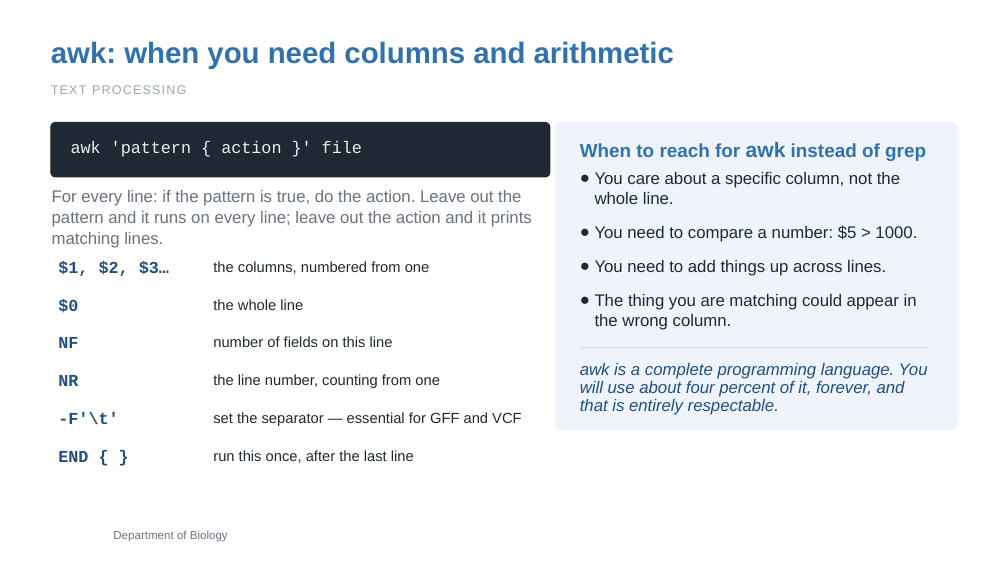
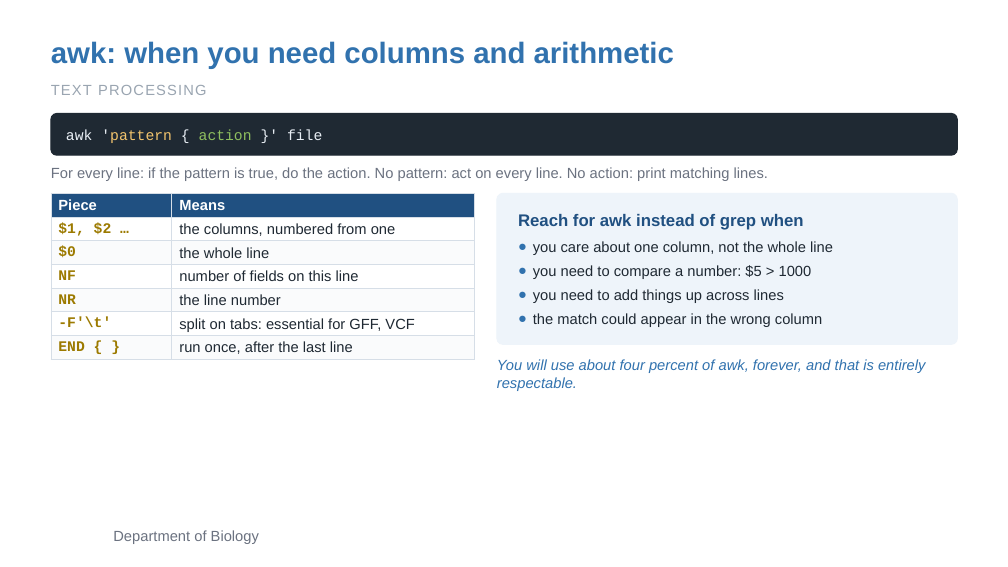
Before and after one commit to zhan4429/TuftsAppliedBioinfo, a slide deck: slide 21 of slides/week-01/Week01_Session1_CommandLine_Text_Git.pptx. Drawn at 1008x567 pixels with LibreOffice and Linux fonts; fonts in the diff are those of the drawing; background and template pictures are left out. Boxes give left, top, right and bottom in pixels: in the first picture for what was removed or moved away, otherwise in the second. Text is boxed around its words. In the diff, an @@ line names an element or a change of style, - is before the commit and + after.

```diff
--- a/slides/week-01/Week01_Session1_CommandLine_Text_Git.pptx
+++ b/slides/week-01/Week01_Session1_CommandLine_Text_Git.pptx
@@ text "TEXT PROCESSING" at (x1=51, y1=85, x2=207, y2=95): size 12 to 14 pt @@
@@ rounded rectangle at (x1=51, y1=113, x2=957, y2=155): proportions changed @@
@@ rounded rectangle resized from (x1=51, y1=123, x2=550, y2=177) to (x1=51, y1=113, x2=957, y2=155) @@
@@ text "awk 'pattern { action }' ..." moved from (x1=71, y1=141, x2=362, y2=157) to (x1=66, y1=129, x2=322, y2=143) @@
@@ text "awk 'pattern { action }' ..." at (x1=66, y1=129, x2=322, y2=143): size 16 to 14 pt; text colour #E8EDF2 to #E8EEF4 in "awk 'pattern { }' file"; text colour #E8EDF2 to #F2C46D in "'pattern"; text colour #E8EDF2 to #8FBF5F in "action"; line spacing 1 to 16.8pt; vertical alignment middle to top @@
@@ vertical alignment middle to top in 3 elements at (x1=497, y1=359, x2=925, y2=391), (x1=518, y1=214, x2=804, y2=230), (x1=51, y1=167, x2=768, y2=181) @@
@@ text at (x1=51, y1=167, x2=768, y2=181): text changed; size 16 to 14 pt @@
-For every line: if the pattern is true, do the action. Leave out the pattern and it runs on every line; leave out the action and it prints matching lines.
+For every line: if the pattern is true, do the action. No pattern: act on every line. No action: print matching lines.
@@ table added at (x1=51, y1=194, x2=474, y2=359), 7 rows, 2 columns @@
+Piece | Means
+$1, $2 … | the columns, numbered from one
+$0 | the whole line
+NF | number of fields on this line
+NR | the line number
+-F'\t' | split on tabs: essential for GFF, VCF
+END { } | run once, after the last line
@@ rounded rectangle resized from (x1=556, y1=123, x2=957, y2=430) to (x1=497, y1=194, x2=957, y2=345) @@
@@ rounded rectangle at (x1=497, y1=194, x2=957, y2=345): proportions changed @@
@@ text at (x1=518, y1=214, x2=804, y2=230): text changed; size 18 to 16 pt; text colour #3172AE to #205081 @@
-When to reach for awk instead of grep
+Reach for awk instead of grep when
@@ text removed at (x1=58, y1=260, x2=169, y2=276) @@
-$1, $2, $3…
@@ text removed at (x1=213, y1=261, x2=430, y2=274) @@
-the columns, numbered from one
@@ text at (x1=533, y1=241, x2=833, y2=327): text changed; size 16 to 14 pt @@
-● You care about a specific column, not the whole line.
-● You need to compare a number: $5 > 1000.
-● You need to add things up across lines.
-● The thing you are matching could appear in the wrong column.
+● you care about one column, not the whole line
+● you need to compare a number: $5 > 1000
+● you need to add things up across lines
+● the match could appear in the wrong column
@@ text removed at (x1=58, y1=298, x2=78, y2=313) @@
-$0
@@ text removed at (x1=213, y1=299, x2=303, y2=310) @@
-the whole line
@@ text removed at (x1=58, y1=337, x2=78, y2=348) @@
-NF
@@ text removed at (x1=213, y1=336, x2=393, y2=347) @@
-number of fields on this line
@@ text at (x1=497, y1=359, x2=925, y2=391): text changed; size 16 to 14 pt; text colour #205081 to #3172AE @@
-awk is a complete programming language. You will use about four percent of it, forever, and that is entirely respectable.
+You will use about four percent of awk, forever, and that is entirely respectable.
@@ line removed from (580, 348) to (928, 348) @@
@@ text removed at (x1=58, y1=375, x2=78, y2=386) @@
-NR
@@ text removed at (x1=213, y1=374, x2=440, y2=388) @@
-the line number, counting from one
@@ text removed at (x1=58, y1=412, x2=118, y2=424) @@
--F'\t'
@@ text removed at (x1=213, y1=412, x2=521, y2=426) @@
-set the separator — essential for GFF and VCF
@@ text removed at (x1=58, y1=451, x2=88, y2=462) @@
-END { }
@@ text removed at (x1=213, y1=450, x2=414, y2=463) @@
-run this once, after the last line
@@ text "Department of Biology" at (x1=113, y1=530, x2=259, y2=544): size 11 to 14 pt @@
```
Also in this commit, not shown: 19 other slides changed, 4 other files.
